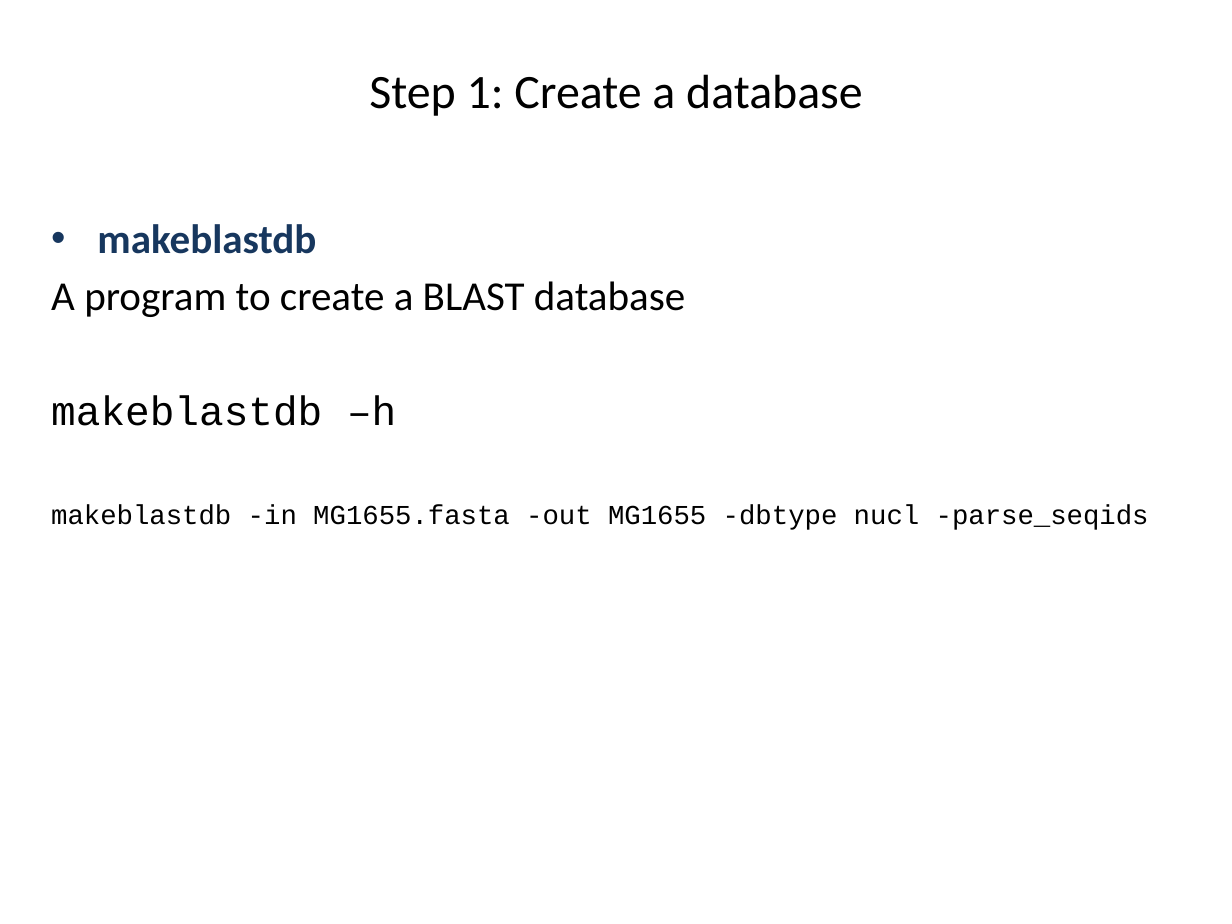
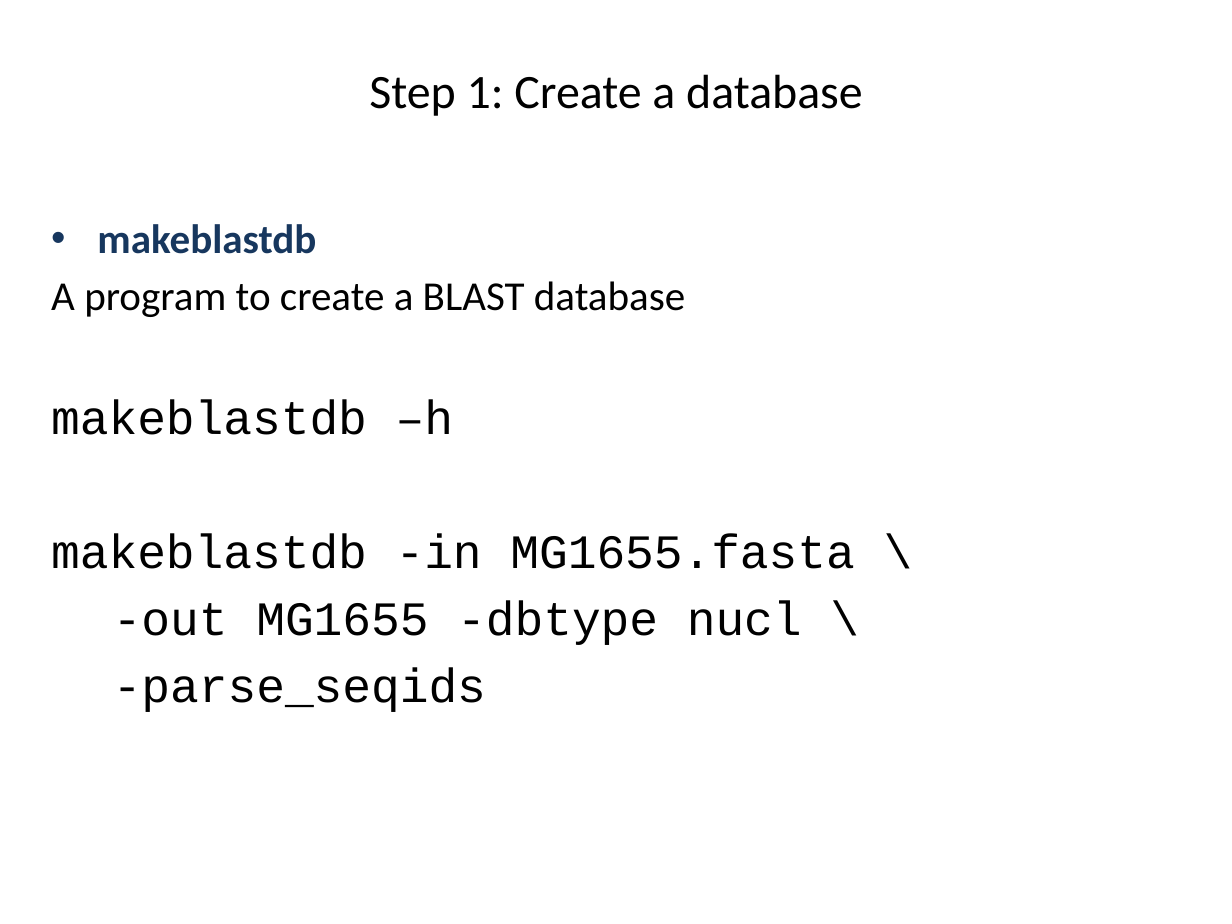
Before and after one commit to liu3zhenlab/teaching, a slide deck: slide 10 of PLPTH813Bioinformatis/2021/labs/lab05_alignment.pptx (slide 9 before the commit). Drawn at 1232x924 pixels with LibreOffice and Linux fonts; fonts in the diff are those of the drawing. Boxes give left, top, right and bottom in pixels: in the first picture for what was removed or moved away, otherwise in the second. Text is boxed around its words. In the diff, an @@ line names an element or a change of style, - is before the commit and + after.

```diff
--- a/PLPTH813Bioinformatis/2021/labs/lab05_alignment.pptx
+++ b/PLPTH813Bioinformatis/2021/labs/lab05_alignment.pptx
@@ text at (51, 399, 453, 435): size 24 to 28 pt in "makeblastdb –h" @@
@@ text at (51, 533, 854, 712): text changed; size 16 to 28 pt @@
-makeblastdb -in MG1655.fasta -out MG1655 -dbtype nucl -parse_seqids
+makeblastdb -in MG1655.fasta \
+-out MG1655 -dbtype nucl \
+-parse_seqids
```
Also in this commit, not shown: 18 other slides changed, 1 slide added.
